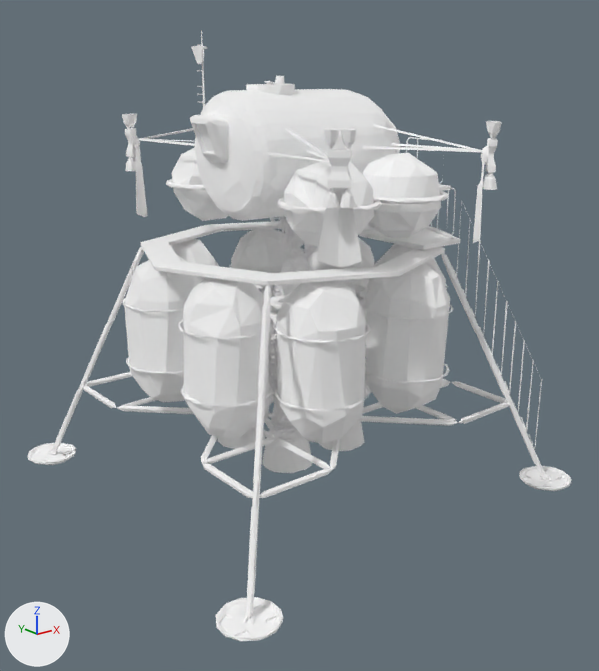
Before and after pictures for a commit that changed the glTF model site/assets/models/artemis-lite.glb.
Rendered twice from a camera (50 mm lens) standing at (-637.0, -803.0, 300.0) and looking at (-14.0, -25.0, -11.0). Lighting does not change. The marker at lower left points along +X, +Y and +Z. The first picture is the older version.

In view in the first picture: 'artemis'.
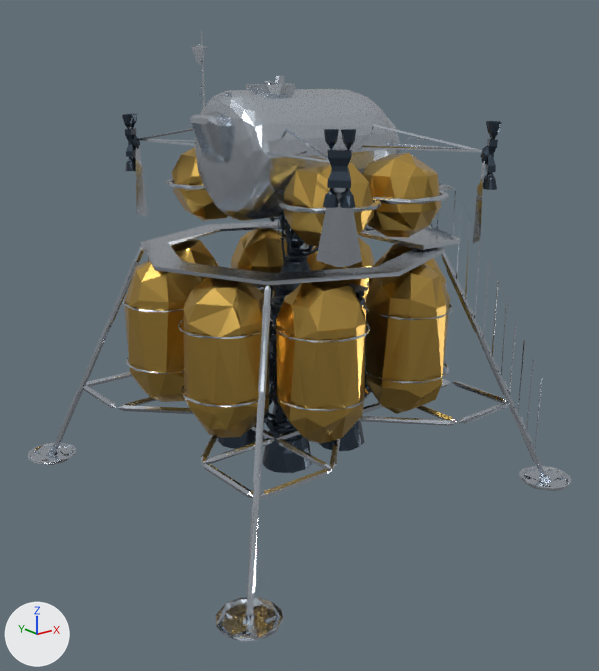
The change in detail:
Material 'Metall__au_en' (mat_metall__au_en) changes colour from white #ffffff to light grey #c4ccd5; in linear values from (1.0, 1.0, 1.0) to (0.552, 0.604, 0.665).
In material 'Metall__au_en' (mat_metall__au_en), roughness goes from 1.0 to 0.24.
Material 'Metal-Chrome' (mat_metal_chrome) changes colour from white #ffffff to dark blue #3d4956; in linear values from (1.0, 1.0, 1.0) to (0.0467, 0.0666, 0.0931).
In material 'Metal-Chrome' (mat_metal_chrome), roughness goes from 1.0 to 0.32.
Material 'Metal-Gold-Red' (mat_metal_gold_red) changes colour from white #ffffff to orange #cda756; in linear values from (1.0, 1.0, 1.0) to (0.61, 0.386, 0.0931).
In material 'Metal-Gold-Red' (mat_metal_gold_red), roughness goes from 1.0 to 0.28.

Location of each change, [x1, y1, x2, y2] in pixels of the pictures (599 x 671 px):
'artemis', recoloured, surface changed (darker)
    both: [28, 30, 571, 641]
